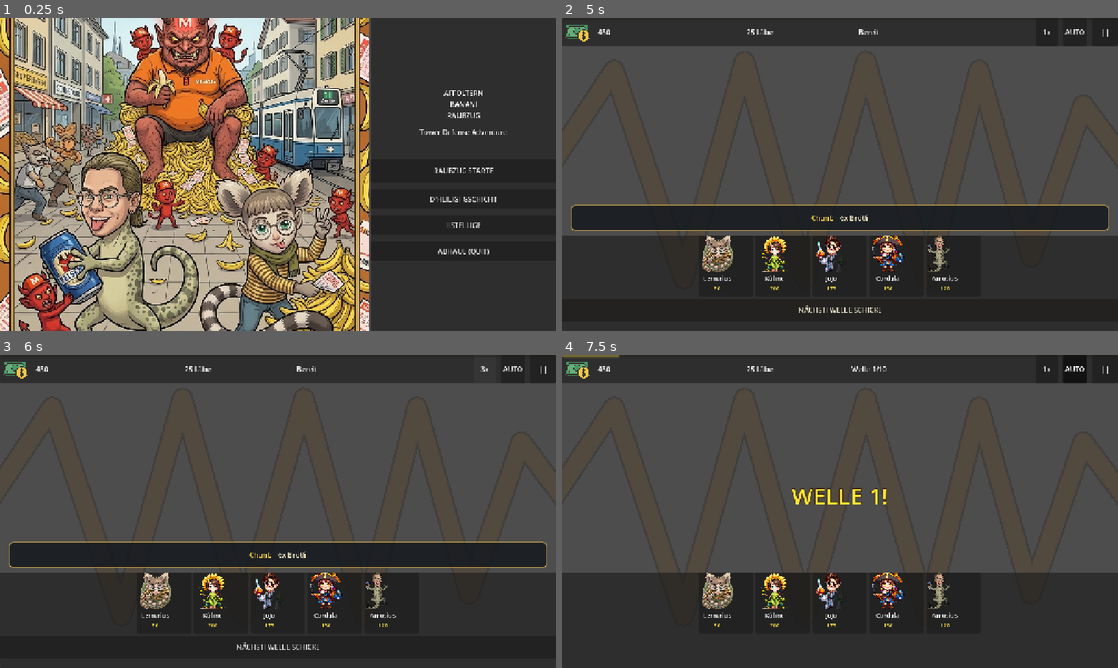
Above: before the commit, frames 1-4 (two rows, left to right).
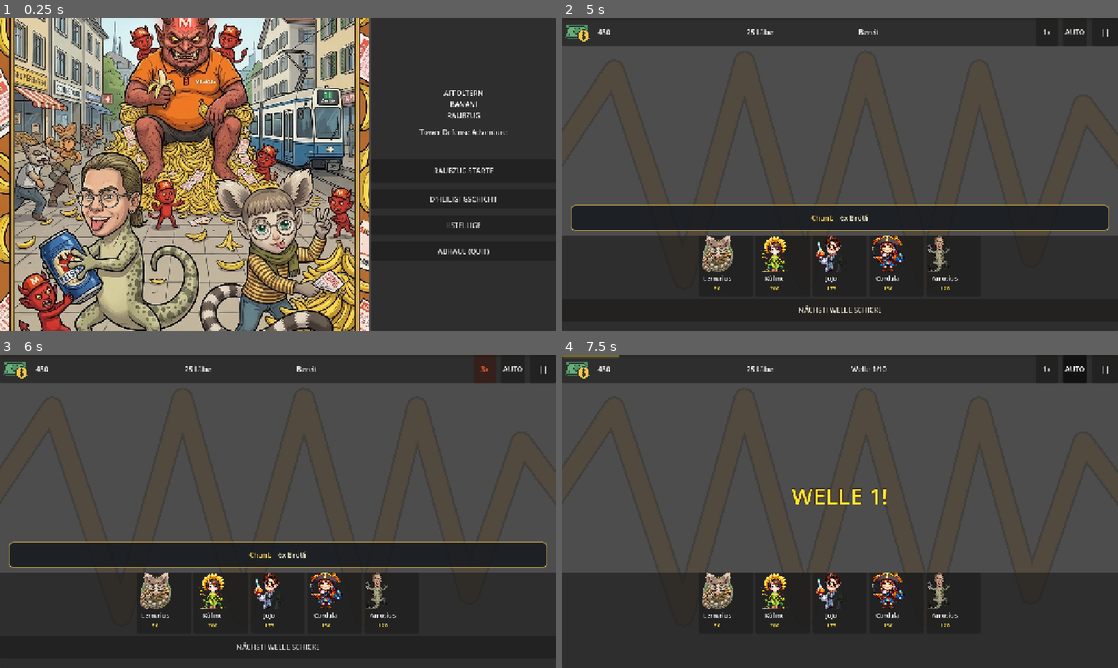
Above: after the commit, the same moments.

Repository: jgschobel/Tower-Defense-Game
Game: Godot game, scene res://scenes/ui/main_menu.tscn
The game is run twice, just before and just after one commit, with the same random seed, the same clock (stepped at 60 frames per second) and the same inputs. The engine's default icon, where the game draws it, is replaced by a stand-in: a white triangle on a blue panel in a dark square.
Inputs:
- Up to frame 1 (0.25 s): no input
- Up to frame 2 (5 s): click "RAUBZUG STARTE" at 0.5 s; click "1. Migros Affoltern - Gang vo…" at 1.25 s; click "Tippä zum wiiterläse…" at 2 s; click "Wiiter ›" at 2.75 s; click "Tippä zum wiiterläse…" at 3.5 s; click "LOS GAHT'S!" at 4.25 s
- Up to frame 3 (6 s): click "1x" at 5 s; click "2x" at 5.75 s
- Up to frame 4 (7.5 s): click "3x" at 6.5 s; click "AUTO" at 7.25 s

Frames 1-2 are identical in both runs. In frame 3, 0.3% of the frame differs, in the area x 85-89%, y 0-9%; in frame 4, nothing differs.

Commit message:
feat(polish): speed tint + threat badges + CM dead-code cleanup
Three improvements in one go:

**Speed button visual state** — button tints by current multiplier
so the mode is glanceable without reading: 1x = white, 2x = warm
yellow, 3x = red-hot. Click SFX on state change.

**Threat badges (⚕ / ☠)** — HUD polls the enemies group every 0.5s
and shows pulsing right-edge badges when a healer or boss is live.
Drops off automatically when they're dead. Gives the player a
persistent "remember to focus this!" cue without a UI panel.

**CurrencyManager dead code removed** — the hard-coded
`_level_starting_gold` dict was orphan (GameManager.start_level
reads `starting_gold` from the level .tres directly and only
falls back if .tres is missing). Values had drifted too
(CM said L4=350, level_4.tres says 700). Replaced with a simple
default fallback. Audit P2 finding.

Validator passes (all ext_resource paths + preloads resolve).

Diff:
--- a/scripts/autoload/currency_manager.gd
+++ b/scripts/autoload/currency_manager.gd
@@ -7,23 +7,13 @@
 var gold: int = 0
 var total_gold_earned: int = 0
 
-# Starting gold per level (can be overridden by level data)
-var _level_starting_gold: Dictionary = {
-	1: 200,
-	2: 250,
-	3: 300,
-	4: 350,
-	5: 400,
-	6: 450,
-	7: 500,
-	8: 550,
-	9: 600,
-	10: 700,
-}
 
-
-func reset_for_level(level_id: int) -> void:
-	gold = _level_starting_gold.get(level_id, 200)
+func reset_for_level(_level_id: int) -> void:
+	# Fallback only — GameManager.start_level reads starting_gold from the
+	# level .tres directly and only hits this path if the .tres is missing.
+	# Audit P2: the previous hard-coded per-level dict drifted from the
+	# canonical .tres values (CM said L4=350, level_4.tres says 700).
+	gold = 200
 	gold_changed.emit(gold)
 
 
--- a/scripts/ui/hud.gd
+++ b/scripts/ui/hud.gd
@@ -37,10 +37,79 @@
 	_on_lives_changed(GameManager.lives)
 	_populate_tower_shop()
 	_apply_safe_area()
+	_start_threat_watcher()
 
 	if tower_info:
 		tower_info.visible = false
 	cancel_button.visible = false
+
+
+func _start_threat_watcher() -> void:
+	# Poll every 0.5s for active healer/flying enemies and show a warning
+	# badge top-right. Cheap enough at this cadence; avoids wiring a
+	# dedicated signal chain through the pool.
+	var t := Timer.new()
+	t.wait_time = 0.5
+	t.autostart = true
+	t.one_shot = false
+	add_child(t)
+	t.timeout.connect(_refresh_threat_badges)
+
+
+func _refresh_threat_badges() -> void:
+	var has_healer: bool = false
+	var has_boss: bool = false
+	for n in get_tree().get_nodes_in_group("enemies"):
+		var e := n as BaseEnemy
+		if e == null or e.is_dead or not e.data:
+			continue
+		match e.data.id:
+			"healer":
+				has_healer = true
+			"boss":
+				has_boss = true
+		if has_healer and has_boss:
+			break
+	_set_threat_badge("HealerBadge", has_healer, "⚕ HEAL", Color(0.4, 1.0, 0.5))
+	_set_threat_badge("BossBadge", has_boss, "☠ BOSS", Color(1.0, 0.35, 0.25))
+
+
+func _set_threat_badge(badge_name: String, show: bool, text: String, color: Color) -> void:
+	var top_bar: Node = get_node_or_null("TopBar")
+	if top_bar == null:
+		return
+	var existing: Label = top_bar.get_node_or_null(badge_name) as Label
+	if not show:
+		if existing:
+			existing.queue_free()
+		return
+	if existing:
+		return  # already showing, let the pulse tween keep running
+	var lbl := Label.new()
+	lbl.name = badge_name
+	lbl.text = text
+	lbl.add_theme_font_size_override("font_size", 13)
+	lbl.add_theme_color_override("font_color", color)
+	lbl.add_theme_color_override("font_outline_color", Color(0, 0, 0, 0.7))
+	lbl.add_theme_constant_override("outline_size", 3)
+	lbl.mouse_filter = Control.MOUSE_FILTER_IGNORE
+	lbl.anchors_preset = Control.PRESET_TOP_RIGHT
+	lbl.anchor_left = 1.0
+	lbl.anchor_right = 1.0
+	lbl.offset_left = -130.0
+	# Stagger vertical position so two badges don't overlap:
+	# boss below the top bar, healer further below.
+	if badge_name == "HealerBadge":
+		lbl.offset_top = 70.0
+	else:
+		lbl.offset_top = 92.0
+	lbl.offset_right = -12.0
+	lbl.offset_bottom = lbl.offset_top + 20.0
+	top_bar.add_child(lbl)
+	# Gentle pulse so the warning is noticeable without being annoying
+	var pulse := lbl.create_tween().set_loops()
+	pulse.tween_property(lbl, "modulate:a", 0.5, 0.6)
+	pulse.tween_property(lbl, "modulate:a", 1.0, 0.6)
 
 
 var _safe_area_applied: bool = false
@@ -692,6 +761,16 @@
 	Engine.time_scale = _game_speed
 	if speed_button:
 		speed_button.text = "%dx" % int(_game_speed)
+		# Tint by speed so the current mode is visible at a glance:
+		# 1x = white, 2x = warm yellow, 3x = red-hot fast-forward.
+		match int(_game_speed):
+			2:
+				speed_button.modulate = Color(1.0, 0.85, 0.3)
+			3:
+				speed_button.modulate = Color(1.0, 0.4, 0.25)
+			_:
+				speed_button.modulate = Color.WHITE
+	SfxManager.play_click()
 
 
 func _on_upgrade_button_pressed() -> void:
